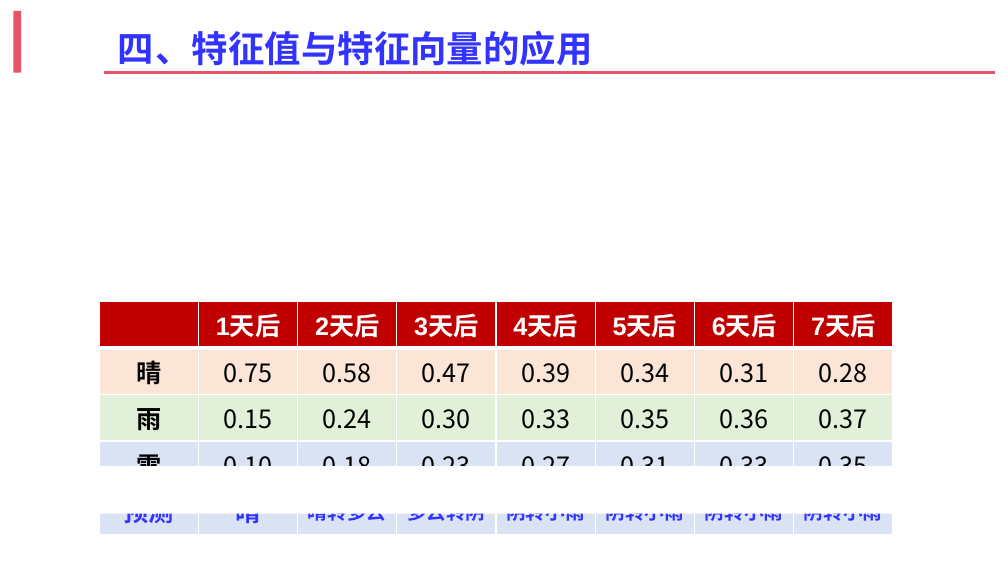
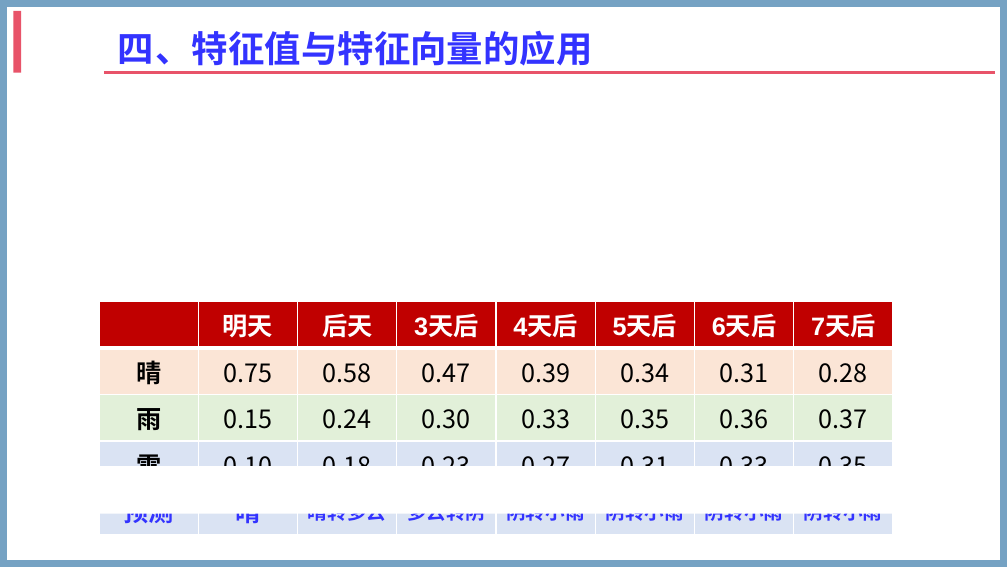
Before and after one commit to zhangshenxing/zhangshenxing.github.io, a slide deck: slide 12 of zsx.pptx (slide 13 before the commit). Drawn at 1008x567 pixels with LibreOffice and Linux fonts; fonts in the diff are those of the drawing; grey boxes stand for pictures; background and template pictures are left out. Boxes give left, top, right and bottom in pixels: in the first picture for what was removed or moved away, otherwise in the second. Text is boxed around its words. In the diff, an @@ line names an element or a change of style, - is before the commit and + after.

```diff
--- a/zsx.pptx
+++ b/zsx.pptx
@@ rectangle added at [4, 4, 1004, 563], outline #75A2C3 5 pt @@
@@ table at [99, 301, 889, 528] @@
-row 1, column 2: 1天后
+row 1, column 2: 明天
-row 1, column 3: 2天后
+row 1, column 3: 后天
```
Also in this commit, not shown: 10 other slides changed, 3 slides added, 4 slides removed.
